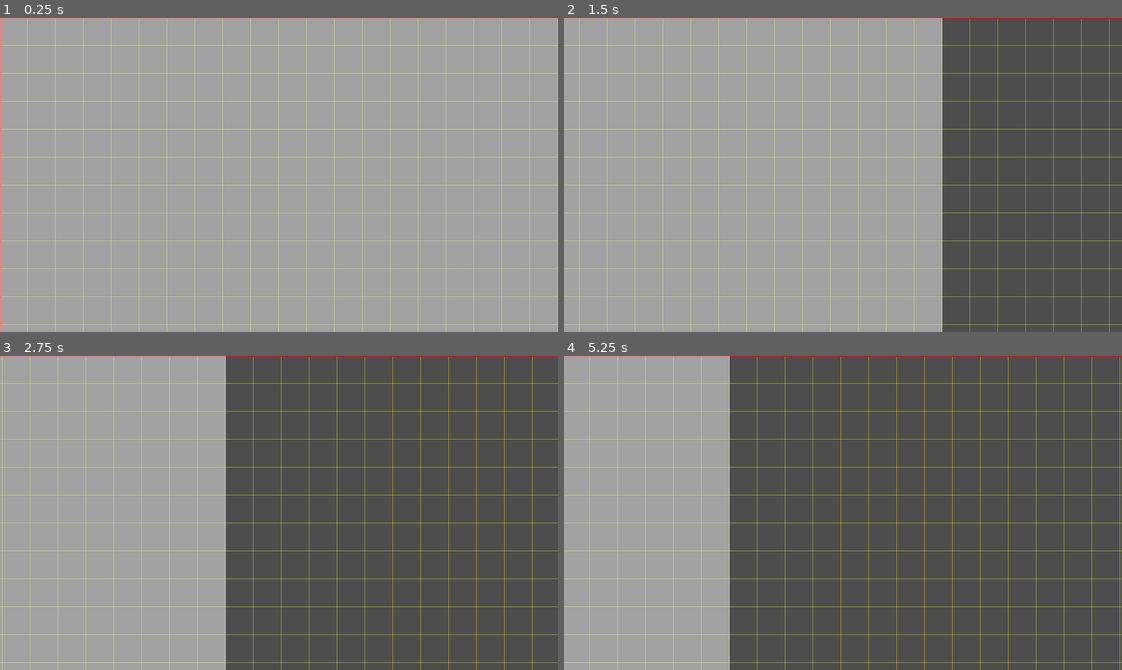
Above: before the commit, frames 1-4 (two rows, left to right).
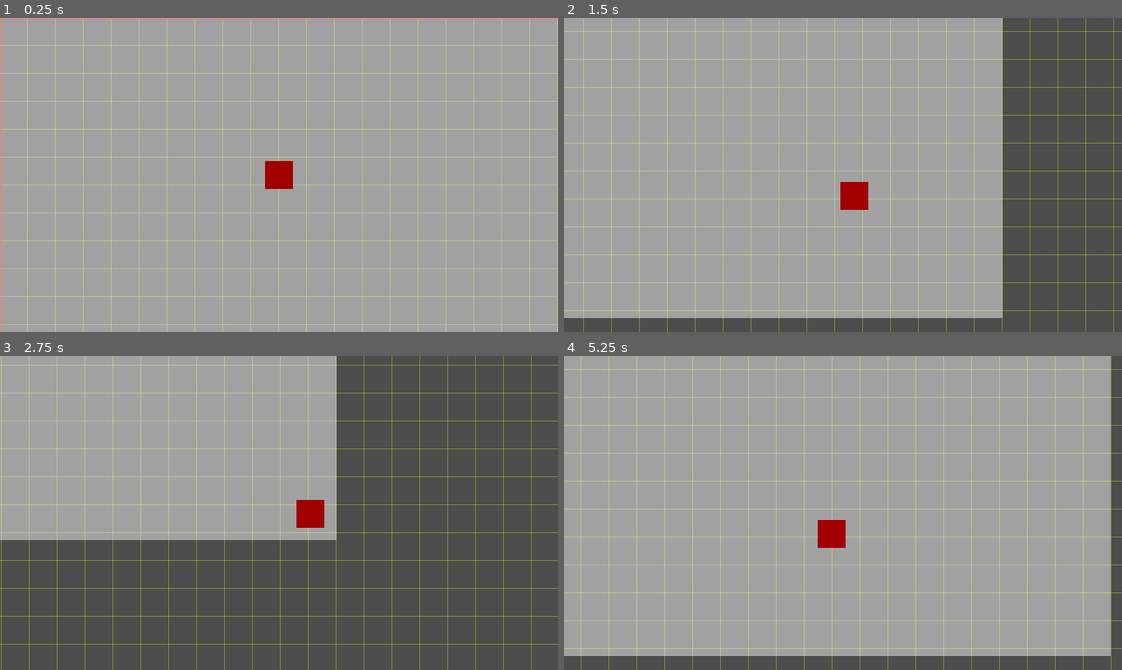
Above: after the commit, the same moments.

Repository: thejoshyee/sarimanok-game
Game: Godot game, scene res://main.tscn
The game is run twice, just before and just after one commit, with the same random seed, the same clock (stepped at 60 frames per second) and the same inputs.
Inputs:
- Up to frame 1 (0.25 s): no input
- Up to frame 2 (1.5 s): tap Enter at 0.5 s; hold Right (move_right) 0.53-1.28 s; hold S (move_down) from 1.28 s (still down)
- Up to frame 3 (2.75 s): release S (move_down) at 2.03 s; hold Right (move_right) from 2.03 s (still down)
- Up to frame 4 (5.25 s): release Right (move_right) at 2.78 s; hold Up (move_up) 2.78-3.53 s; hold A (move_left) 3.53-5.03 s; hold S (move_down) from 5.03 s (still down)

The runs differ from the first frame. In frame 1, 0.4% of the frame differs, in the area x 47-53%, y 45-55%; in frame 2, 24%; in frame 3, 37%; in frame 4, 71%, in the area x 0-100%, y 0-100%.

Commit message:
feat(player): implement movement with analog input support
- Create player scene with CharacterBody2D, ColorRect placeholder, and CollisionShape2D
- Use Input.get_action_strength() for smooth keyboard and gamepad support
- Normalize diagonal movement to match cardinal direction speed
- Update main.gd camera to follow player instead of keyboard control
- Remove old is_action_pressed camera test code

Completes task 3.2

Diff:
--- a/game/main.tscn
+++ b/game/main.tscn
@@ -1,6 +1,7 @@
-[gd_scene load_steps=3 format=3 uid="uid://cxqxr03wo51p8"]
+[gd_scene load_steps=4 format=3 uid="uid://cxqxr03wo51p8"]
 
 [ext_resource type="Script" uid="uid://bknm7mckcoe48" path="res://scripts/main.gd" id="1_ig7tw"]
+[ext_resource type="PackedScene" uid="uid://cpkbwqsncisvf" path="res://scenes/player/player.tscn" id="2_0xm2m"]
 
 [sub_resource type="TileSet" id="TileSet_ig7tw"]
 tile_size = Vector2i(32, 32)
@@ -23,3 +24,6 @@
 limit_top = 0
 limit_right = 1920
 limit_bottom = 1088
+
+[node name="Player" parent="." instance=ExtResource("2_0xm2m")]
+position = Vector2(320, 180)
--- /dev/null
+++ b/game/scenes/player/player.tscn
@@ -0,0 +1,19 @@
+[gd_scene load_steps=3 format=3 uid="uid://cpkbwqsncisvf"]
+
+[ext_resource type="Script" uid="uid://cqbsby13fcsdd" path="res://scripts/player.gd" id="1_8afob"]
+
+[sub_resource type="RectangleShape2D" id="RectangleShape2D_dovo2"]
+size = Vector2(32, 32)
+
+[node name="CharacterBody2D" type="CharacterBody2D"]
+script = ExtResource("1_8afob")
+
+[node name="ColorRect" type="ColorRect" parent="."]
+offset_left = -16.0
+offset_top = -16.0
+offset_right = 16.0
+offset_bottom = 16.0
+color = Color(0.627451, 0, 0, 1)
+
+[node name="CollisionShape2D" type="CollisionShape2D" parent="."]
+shape = SubResource("RectangleShape2D_dovo2")
--- a/game/scripts/main.gd
+++ b/game/scripts/main.gd
@@ -33,15 +33,7 @@
 	draw_rect(Rect2(0, 0, 1920, 1088), Color.RED, false, 2)
 
 
-# Called every frame. 'delta' is the elapsed time since the previous frame.
+# Camera follows the player
 func _process(delta):
-	# Move camera with arrow keys for testing
-	var move_speed = 300 * delta
-	if Input.is_action_pressed("ui_right"):
-		$Camera2D.position.x += move_speed
-	if Input.is_action_pressed("ui_left"):
-		$Camera2D.position.x -= move_speed
-	if Input.is_action_pressed("ui_down"):
-		$Camera2D.position.y += move_speed
-	if Input.is_action_pressed("ui_up"):
-		$Camera2D.position.y -= move_speed
+	if has_node("Player"):
+		$Camera2D.position = $Player.position
--- /dev/null
+++ b/game/scripts/player.gd
@@ -0,0 +1,22 @@
+extends CharacterBody2D
+
+
+# Movemente speed in pixels per second
+@export var speed: float = 200.0
+
+
+func _physics_process(delta: float) -> void:
+	# Get input as floats (0.0 to 1.0) - works for both keyboard and analog sticks
+	var horizontal = Input.get_action_strength("move_right") - Input.get_action_strength("move_left")
+	var vertical = Input.get_action_strength("move_down") - Input.get_action_strength("move_up")
+
+	# build movement vector
+	var input_vector = Vector2(horizontal, vertical)
+
+	# normalize so diagonal movement isn't faster than cardinal
+	if input_vector.length() > 1.0:
+		input_vector = input_vector.normalized()
+
+	# apply movement
+	velocity = input_vector * speed
+	move_and_slide()
Not shown, added: game/scripts/player.gd.uid
Not shown, changed: .taskmaster/docs/modules/README.md
Not shown, changed: .taskmaster/docs/modules/characters/prd-characters-endless.md
Not shown, changed: .taskmaster/docs/modules/characters/prd-characters-variants.md
Not shown, changed: .taskmaster/docs/modules/core/prd-core-foundation.md
Not shown, changed: .taskmaster/docs/modules/core/prd-core-progression.md
Not shown, changed: .taskmaster/docs/modules/core/prd-core-weapons.md
Not shown, changed: .taskmaster/docs/modules/launch/prd-launch-execute.md
Not shown, changed: .taskmaster/docs/modules/launch/prd-launch-prep.md
Not shown, changed: .taskmaster/docs/modules/polish/prd-polish-content.md
Not shown, changed: .taskmaster/docs/modules/polish/prd-polish-feel.md
Not shown, changed: .taskmaster/docs/modules/polish/prd-polish-release.md
(and 5 more such lines)
